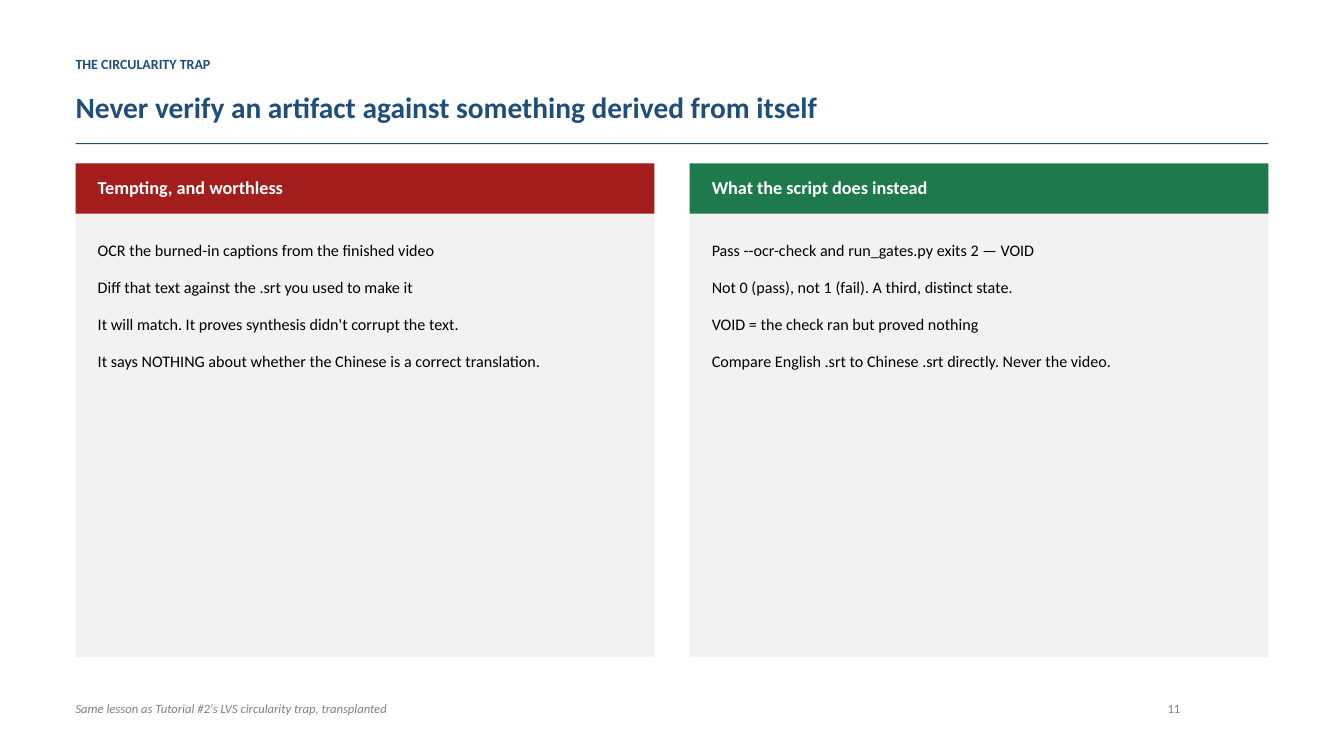
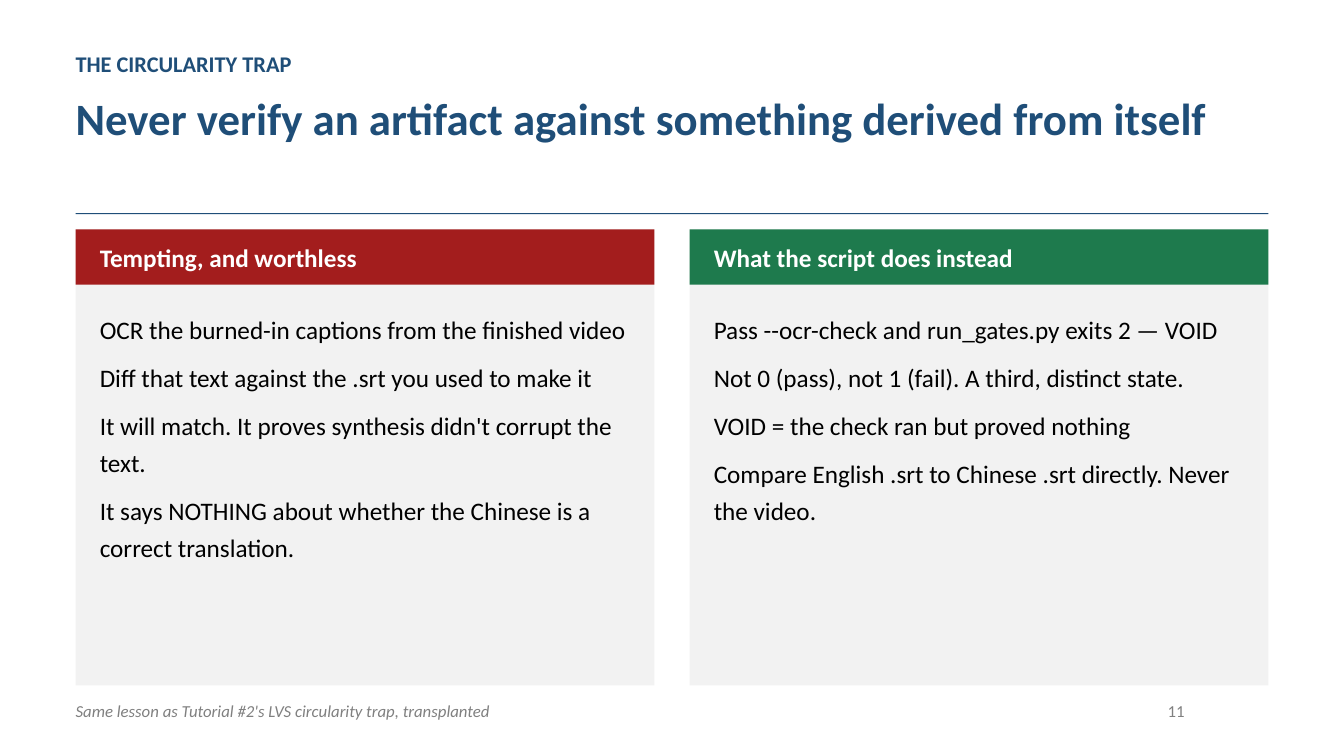
Before and after one commit to mikelix/gstack-tutorial-3, a slide deck: slide 12 of dist/gstack-tutorial-3_EN.pptx. Drawn at 1344x756 pixels with LibreOffice and Linux fonts; fonts in the diff are those of the drawing. Boxes give left, top, right and bottom in pixels: in the first picture for what was removed or moved away, otherwise in the second. Text is boxed around its words. In the diff, an @@ line names an element or a change of style, - is before the commit and + after.

```diff
--- a/dist/gstack-tutorial-3_EN.pptx
+++ b/dist/gstack-tutorial-3_EN.pptx
@@ text "THE CIRCULARITY TRAP" at box(76, 57, 291, 72): size 10 to 16 pt @@
@@ text "Never verify an artifact against ..." at box(76, 103, 1206, 143): size 21 to 32 pt; line spacing 1.05 to 1.08 @@
@@ rectangle: place and size @@
-rectangle at box(76, 163, 654, 657)
+rectangle at box(76, 229, 654, 686)
@@ rectangle: place and size @@
-rectangle at box(76, 163, 654, 214)
+rectangle at box(76, 229, 654, 284)
@@ rectangle: place and size @@
-rectangle at box(76, 143, 1268, 144)
+rectangle at box(76, 213, 1268, 214)
@@ rectangle: place and size @@
-rectangle at box(690, 163, 1268, 657)
+rectangle at box(690, 229, 1268, 686)
@@ rectangle: place and size @@
-rectangle at box(690, 163, 1268, 214)
+rectangle at box(690, 229, 1268, 284)
@@ text "Tempting, and worthless": place and size @@
-text "Tempting, and worthless" at box(98, 181, 283, 197)
+text "Tempting, and worthless" at box(100, 249, 356, 272)
@@ text "Tempting, and worthless" at box(100, 249, 356, 272): size 13 to 18 pt @@
@@ text "What the script does instead" at box(714, 249, 1012, 271): size 13 to 18 pt @@
@@ text "What the script does instead": place and size @@
-text "What the script does instead" at box(712, 181, 927, 197)
+text "What the script does instead" at box(714, 249, 1012, 271)
@@ text "OCR the burned-in captions from ...": place and size @@
-text "OCR the burned-in captions from ..." at box(98, 244, 539, 370)
+text "OCR the burned-in captions from ..." at box(100, 321, 625, 558)
@@ text "OCR the burned-in captions from ..." at box(100, 321, 625, 558): size 11.5 to 18 pt; line spacing 1.25 to 1.22; less space between paragraphs @@
@@ text "Pass --ocr-check and run_gates.py exits ..." at box(714, 321, 1229, 520): size 11.5 to 18 pt; line spacing 1.25 to 1.22; less space between paragraphs @@
@@ text "Pass --ocr-check and run_gates.py exits ...": place and size @@
-text "Pass --ocr-check and run_gates.py exits ..." at box(712, 244, 1111, 370)
+text "Pass --ocr-check and run_gates.py exits ..." at box(714, 321, 1229, 520)
@@ text "Same lesson as Tutorial #2's ..." at box(76, 705, 490, 720): size 9 to 12 pt @@
@@ text "11" at box(1168, 706, 1185, 717): size 9 to 12 pt @@
```
Also in this commit, not shown: 30 other slides changed, 4 other files.
